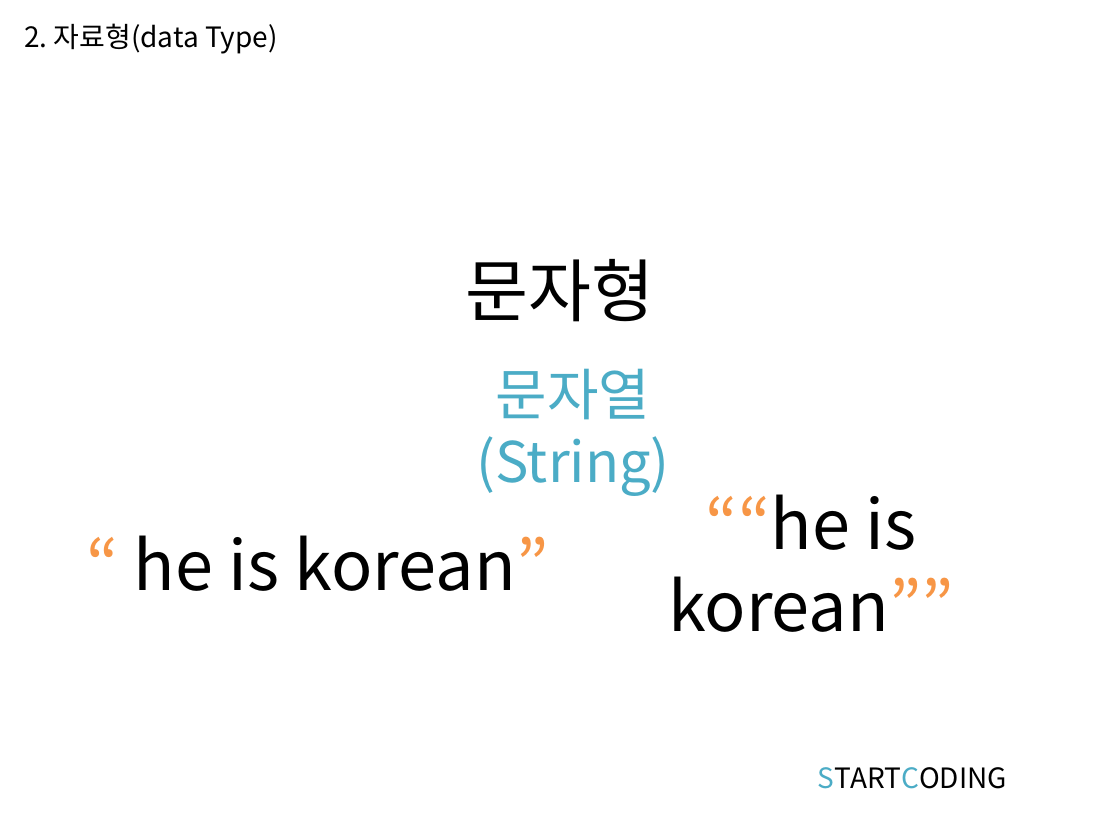
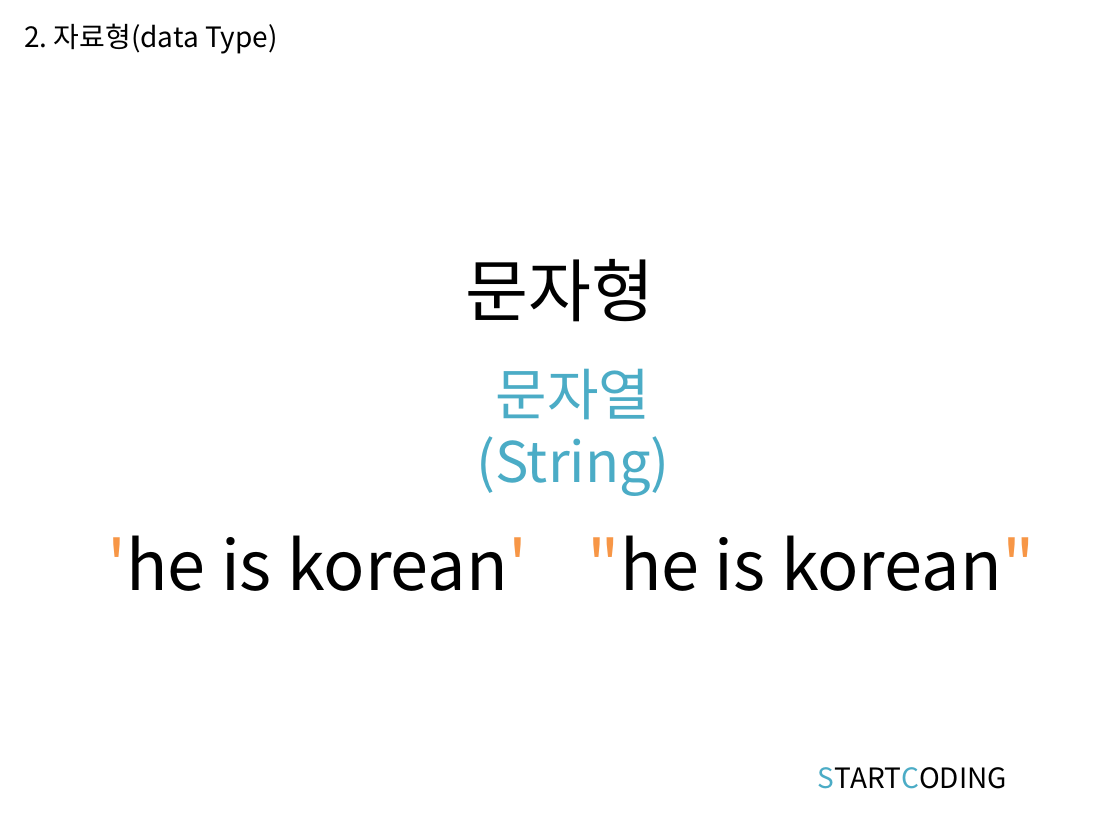
Before and after one commit to kwonkijun/python, a slide deck: slide 5 of 파이썬기초(PPT)/파이썬 기초 2강_자료형과 변수.pptx. Drawn at 1120x840 pixels with LibreOffice and Linux fonts; fonts in the diff are those of the drawing. Boxes give left, top, right and bottom in pixels: in the first picture for what was removed or moved away, otherwise in the second. Text is boxed around its words. In the diff, an @@ line names an element or a change of style, - is before the commit and + after.

```diff
--- a/파이썬기초(PPT)/파이썬 기초 2강_자료형과 변수.pptx
+++ b/파이썬기초(PPT)/파이썬 기초 2강_자료형과 변수.pptx
@@ text at [107, 535, 527, 591]: text changed @@
-“ he is korean”
+'he is korean'
@@ text at [588, 535, 1035, 591]: text changed @@
-““he is korean””
+"he is korean"
```
Also in this commit, not shown: 1 other slide changed, 4 slides added, 11 slides removed, 2 other files.
